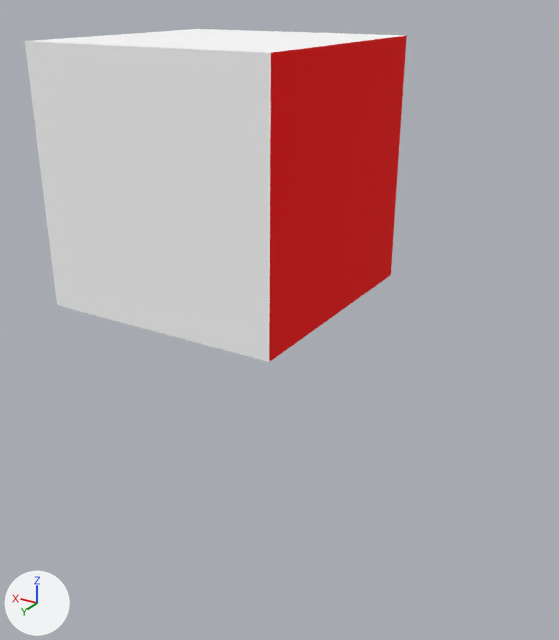
The Blender file blend_files/cornell_box.blend as it was, and as the next commit left it.
Camera for both pictures: a 50 mm lens placed at (-19.4, 29.1, 8.3), pointed at (-3.1, 1.9, -5.3). Arrows for +X, +Y and +Z are at lower left; the lights stay in place. The older version comes first.

The first picture shows '0.001', '0.002', 'cornell_box.002'.
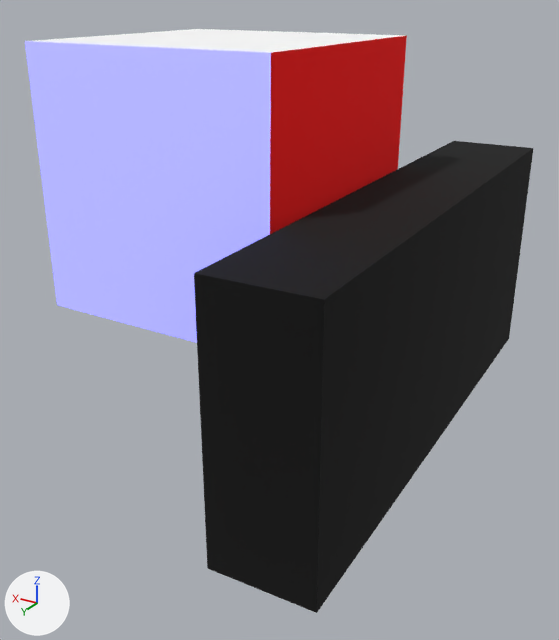
What changed in the scene script:
```text
Add mat_material:
    mat_material = principled_material('Material')
    mat_material.base_color = (0.8, 0.8, 0.8)  # white #e7e7e7
    mat_material.emission_color = (0.0, 0.00492, 1.0)  # blue #000fff
    mat_material.emission_strength = 1.0
Add mat_cbox_black:
    mat_cbox_black = principled_material('cbox_black')
    mat_cbox_black.base_color = (0.0, 0.0, 0.0)  # black #000000
    mat_cbox_black.roughness = 1.0
Change me_cornell_box_003:
    where me_cornell_box_003.from_pydata(...)  # 4 vertices, 2 faces; spans x 0.0..556.0, y 0.0..549.0, z 559.0
    remove me_cornell_box_003.materials.append(mat_cbox_white)  # white #ffffff
    add me_cornell_box_003.materials.append(mat_material)  # white #e7e7e7, glowing blue #000fff
Add me_small_box_001:
    me_small_box_001.from_pydata([(-1.0, -1.0, -1.0), (-1.0, -1.0, -1.0), (-1.0, -1.0, -1.0), (-1.0, 1.0, -1.0), (-1.0, 1.0, -1.0), (-1.0, 1.0, -1.0), (1.0, 1.0, -1.0), (1.0, 1.0, -1.0), (1.0, 1.0, -1.0), (1.0, -1.0, -1.0), (1.0, -1.0, -1.0), (1.0, -1.0, -1.0), (-1.0, -1.0, 1.0), (-1.0, -1.0, 1.0), (-1.0, -1.0, 1.0), (-1.0, 1.0, 1.0), (-1.0, 1.0, 1.0), (-1.0, 1.0, 1.0), (1.0, 1.0, 1.0), (1.0, 1.0, 1.0), (1.0, 1.0, 1.0), (1.0, -1.0, 1.0), (1.0, -1.0, 1.0), (1.0, -1.0, 1.0)], [], [(14, 17, 5), (14, 5, 2), (15, 18, 6), (15, 6, 3), (20, 23, 11), (20, 11, 8), (21, 12, 0), (21, 0, 9), (1, 4, 7), (1, 7, 10), (22, 19, 16), (22, 16, 13)])
    me_small_box_001.materials.append(mat_cbox_black)  # black #000000
Add ob_small_box_001:
    ob_small_box_001 = bpy.data.objects.new('small_box.001', me_small_box_001)
    ob_small_box_001.location = (-8.25, 0.43, -4.51)
    ob_small_box_001.rotation_euler = (1.571, 0.0, -3.114)  # degrees (90, 0, -178)
    ob_small_box_001.scale = (2.08, 5.32, 12.0)
```

Pixel boxes [x1, y1, x2, y2] of what changed, in the pictures (559 x 640 px):
'small_box.001', added (black)
    after: [194, 141, 533, 613]
'0.001', recoloured (white to blue)
    both: [25, 41, 271, 343]
